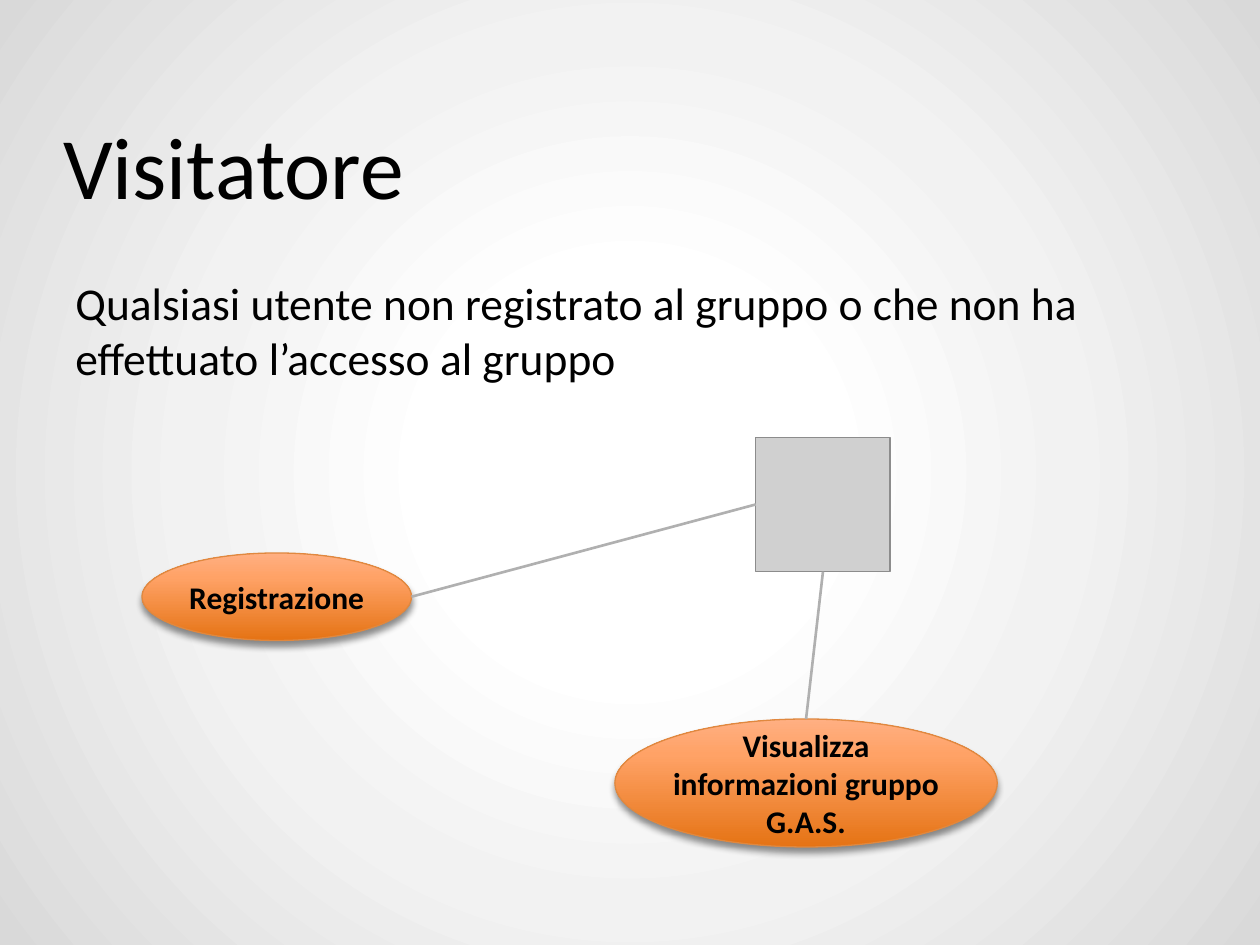
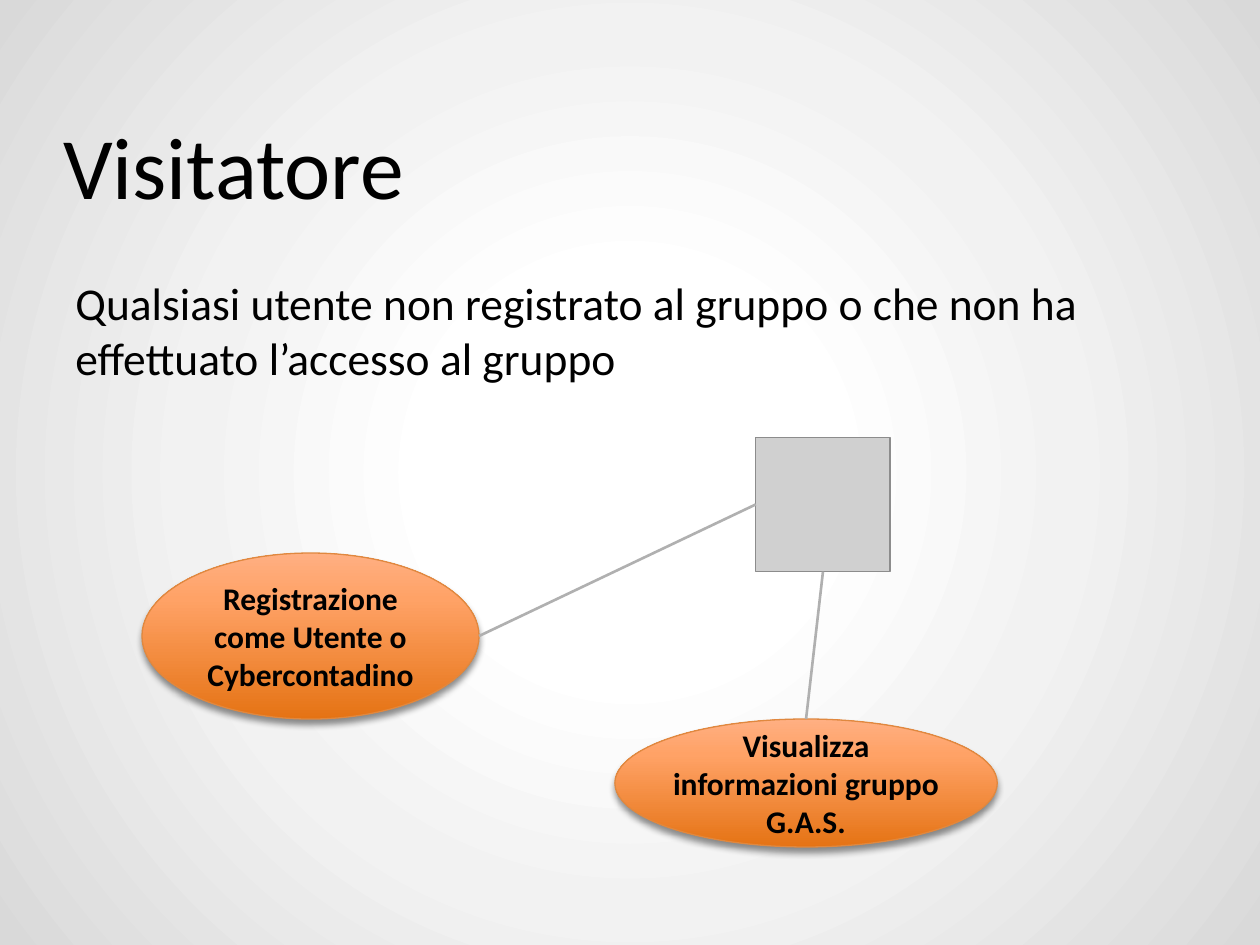
Before and after one commit to ZhangUranus/amicidelgas, a slide deck: slide 3 of SeamAmiciDelGas/risorse_gassose/presentazione_demo/SeamAmiciDelGas.pptx. Drawn at 1260x945 pixels with LibreOffice and Linux fonts; fonts in the diff are those of the drawing; grey boxes stand for pictures; background and template pictures are left out. Boxes give left, top, right and bottom in pixels: in the first picture for what was removed or moved away, otherwise in the second. Text is boxed around its words. In the diff, an @@ line names an element or a change of style, - is before the commit and + after.

```diff
--- a/SeamAmiciDelGas/risorse_gassose/presentazione_demo/SeamAmiciDelGas.pptx
+++ b/SeamAmiciDelGas/risorse_gassose/presentazione_demo/SeamAmiciDelGas.pptx
@@ line moved from (756, 504) - (412, 597) to (756, 504) - (479, 636) @@
@@ ellipse "Registrazione come Utente o Cybercontadino": place and size @@
-ellipse "Registrazione come Utente o Cybercontadino" at box(142, 553, 412, 640)
+ellipse "Registrazione come Utente o Cybercontadino" at box(142, 553, 480, 719)
@@ text in ellipse at box(207, 588, 413, 691): text changed @@
-Registrazione
+Registrazione come Utente o Cybercontadino
```
Also in this commit, not shown: 16 other slides changed, 31 slides added, 2 slides removed.
